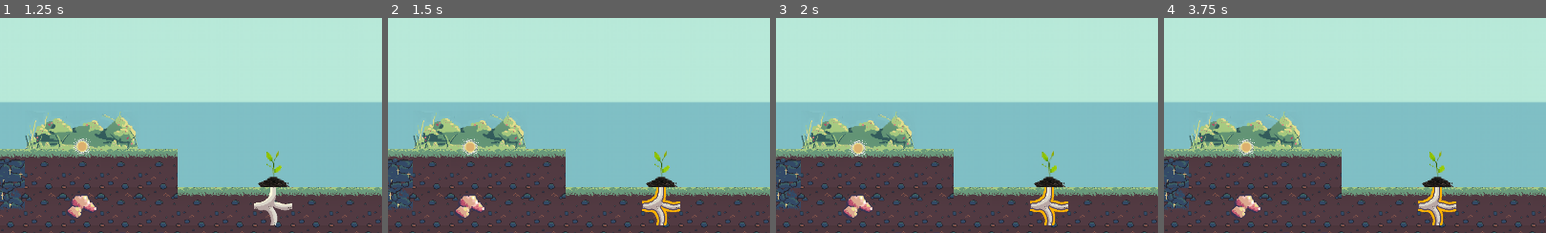
Above: before the commit, frames 1-4 (left to right).
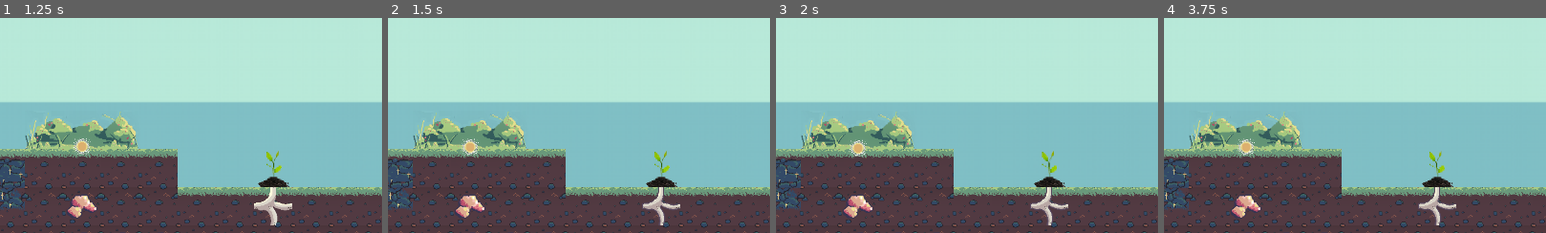
Above: after the commit, the same moments.

Repository: Gouellie/Roots
Game: Godot game, scene res://src/screens/main_menu.tscn
Two runs of this game, one before a commit and one after it. Both use one fixed random seed, a clock stepped at 60 frames per second and the inputs below.
Inputs:
- Up to frame 1 (1.25 s): click "NEW GAME" at 0.5 s
- Up to frame 2 (1.5 s): click "END TURN" at 1.25 s
- Up to frame 3 (2 s): no input
- Up to frame 4 (3.75 s): click "GIVE UP" at 2 s; click "RETRY" at 2.75 s; click "END TURN" at 3.5 s
The pictures show only the part of the screen within x 14-64%, y 15-65%; the shares and areas given below are measured in that part.

Frame 1 is identical in both runs. In frame 2, 0.3% of the frame differs, in the area x 66-77%, y 78-97%; in frame 3, 0.3%; in frame 4, 0.3%.

Commit message:
implemented damage/destroy preview & damage states for roots

Diff:
--- a/src/scenes/librairies/managers/entity_manager.gd
+++ b/src/scenes/librairies/managers/entity_manager.gd
@@ -196,6 +196,7 @@
 	head.distance = 0
 	_parse_network(head, 1)
 	_update_plants()
+	_update_parche_preview()
 
 func _update_plants() -> void:
 	for _p in _plants.values():
@@ -214,6 +215,52 @@
 	_plant.connected = true
 	head.distance = 0
 	_parse_network(head, 1)
+
+func _update_parche_preview():
+	var _parche_tiles : Array = get_tiles_to_parche()
+	for _t in tiles.values():
+		if _t is Tile:
+			var _tile = _t as Tile
+			_tile.queued_parche = _parche_tiles.has(_tile) || _tile.connected == false
+
+func get_tiles_to_parche() -> Array:
+	var _identifier = Resources.WATER
+	var rsc : ResourceNode = Globals.player_resource_manager.get_resource_manager().get_resource(_identifier) as ResourceNode
+	if rsc == null || rsc._is_depleted() == false:
+		return []
+
+	var _sorted_tiles : Array = get_tiles_sorted_by_distance()
+
+	var _consumption = Globals.player_resource_manager.get_consumption_amount_by_resource(_identifier)
+	var _production = Globals.player_resource_manager.get_production_amount_by_resource(_identifier)
+	var _net_resources : int = _production - _consumption
+
+	if _net_resources >= 0:
+		return []
+
+	var _i = 0
+	var _parched_tiles = []
+	for _t in _sorted_tiles:
+		if _t is Tile:
+			var _tile : Tile = _t as Tile
+
+			var _did_consume : bool = false
+			for _c in _tile.get_children():
+				if _c is ConsumerResolveBehavior:
+					var _consumer = _c as ConsumerResolveBehavior
+					if _consumer.identifier != _identifier:
+						continue
+
+					_net_resources += _consumer.amount
+					_did_consume = true
+
+			if _did_consume:
+				_parched_tiles.append(_tile)
+
+			if _net_resources >= 0:
+				return _parched_tiles
+
+	return _parched_tiles
 
 func _parse_network(current : Tile, distance : int) -> void:
 	for tile in current.get_connections():
--- a/src/scenes/librairies/tiles/tile.gd
+++ b/src/scenes/librairies/tiles/tile.gd
@@ -7,6 +7,7 @@
 var health_node : ResourceNode
 
 var connected : bool = true setget set_is_connected,get_is_connected
+var queued_parche : bool = false setget set_queued_parche
 var distance : int setget set_distance,get_distance
 var is_leaf_node : bool
 
@@ -65,19 +66,34 @@
 	var _pos : Vector2 = start_rect.position as Vector2
 	var _size : Vector2 = start_rect.size as Vector2
 	var _height = _size.y
+	var _current_health = resource_manager.get_resource(Resources.HEALTH).value
+	var _max_health = Globals.TILE_HEALTH
+	var _percent : float =   float(_current_health) / float(_max_health)
 
-	var _base = 128
 	var _offset = 0
-	match resource_manager.get_resource(Resources.HEALTH).value:
-		1: _offset = _height * 2
-		2: _offset = _height * 1
+	if _percent <= .4:
+		$Rig/Parched.visible = false
+		$Rig/Disconnected.visible = queued_parche || not connected
+		_offset = _height * 2
+	elif _percent <= .7:
+		$Rig/Parched.visible = queued_parche || not connected
+		$Rig/Disconnected.visible = false
+		_offset = _height * 1
+	else:
+		$Rig/Parched.visible = queued_parche || not connected
+		$Rig/Disconnected.visible = false
+		_offset = 0
 
 	_sprite.set_region_rect(Rect2(Vector2(_pos.x, _pos.y - _offset), _size))
 	$Rig/Parched.set_region_rect(Rect2(Vector2(_pos.x, _pos.y - _offset), _size))
 	$Rig/Disconnected.set_region_rect(Rect2(Vector2(_pos.x, _pos.y - _offset), _size))
 
+func set_queued_parche(_is_parched_preview : bool):
+	queued_parche = _is_parched_preview
+	update_sprite_region()
+
+
 func on_health_changed():
-	$Rig/Parched.visible = true
 	update_sprite_region()
 
 
@@ -87,7 +103,7 @@
 
 func set_is_connected(value : bool) -> void:
 	connected = value
-	$Rig/Disconnected.visible = not connected
+#	$Rig/Disconnected.visible = not connected
 #	$Distance.visible = connected
 	for _behavior in step_resolver.get_resolve_behavior():
 		if _behavior is ResolveBehavior:
--- a/src/ui/turns/resolve_behaviors/resolve_behavior_damage_noresources.gd
+++ b/src/ui/turns/resolve_behaviors/resolve_behavior_damage_noresources.gd
@@ -9,36 +9,13 @@
 	resolve_step = Turns.STEP_ORDER.roots_damage_connected
 
 func _execute_resolve_behavior():
+	var _parched_tiles : Array = Globals.entity_manager.get_tiles_to_parche()
 	var rsc : ResourceNode = Globals.player_resource_manager.get_resource_manager().get_resource(identifier) as ResourceNode
 	if rsc == null || rsc._is_depleted() == false:
 		return
 
-	var _sorted_tiles : Array = Globals.entity_manager.get_tiles_sorted_by_distance()
-	var _net_resources : int = rsc.value
-	if _net_resources >= 0:
-		return
-
-	var _i = 0
-
-	for _t in _sorted_tiles:
-		if _t is Tile:
-			var _tile : Tile = _t as Tile
-
-			var _did_consume : bool = false
-			for _c in _tile.get_children():
-				if _c is ConsumerResolveBehavior:
-					var _consumer = _c as ConsumerResolveBehavior
-					if _consumer.identifier != identifier:
-						continue
-
-					_net_resources += _consumer.amount
-					_did_consume = true
-
-			if _did_consume:
-				_tile.apply_damage(get_damage_amount(_tile))
-
-			if _net_resources >= 0:
-				return
+	for _tile in _parched_tiles:
+		_tile.apply_damage(get_damage_amount(_tile))
 
 func get_damage_amount(_tile : Tile) -> int:
 	return base_amount
